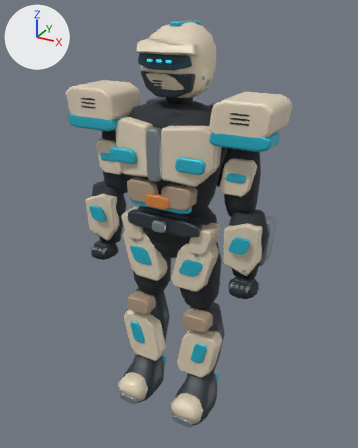
Two versions of the Blender file unity-vfx-preview/Art/Basta.blend, one commit apart.
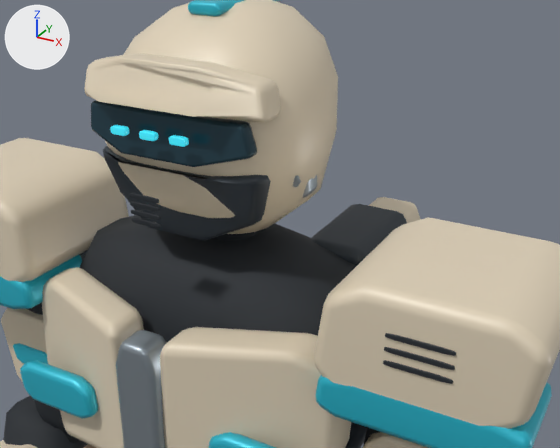
Each version appears first whole from a 50 mm camera at (0.967, -1.721, 1.773) aimed at (-0.011, 0.056, 0.884), and next in a close-up from a 50 mm camera at (0.518, -0.758, 1.844) aimed at (0.136, -0.063, 1.496). The axes (+X, +Y, +Z) are drawn at upper left. The lights are the same throughout. The last two pictures show the newer version.

Objects in the first close-up: 'Breacher dome', 'Faceted chin guard', 'Heavy stacked ceramic baffles', 'Heavy stacked ceramic baffles.001', 'Lower armor seam.001', 'Pressure coupler', 'Pressure garment', 'Raked ceramic brow', 'Rigid dorsal cell.001', 'Three rangefinders', 'Three rangefinders.001', 'Three rangefinders.002', 'Wide pauldron shell', 'Wide pauldron shell.001', 'Wide recessed visor' and 22 more.
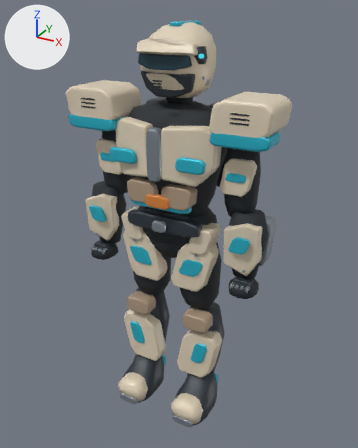
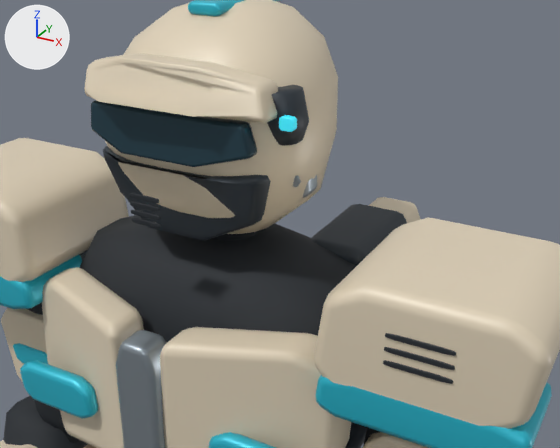
The change, as a diff of the scene's bpy script:
```diff
--- a/unity-vfx-preview/Art/Basta.blend.py
+++ b/unity-vfx-preview/Art/Basta.blend.py
@@ me_rangefinder_lens @@
+me_rangefinder_lens.from_pydata(...)  # 112 vertices, 106 faces; spans x 0.131..0.149, y -0.078..-0.068, z 0.022..0.038
+me_rangefinder_lens.materials.append(mat_signal)  # cyan #3fddf2, glowing cyan #3fddf2
@@ me_rangefinder_pod @@
+me_rangefinder_pod.from_pydata(...)  # 42 vertices, 30 faces; spans x 0.0925..0.1435, y -0.078..-0.012, z 0.0..0.06
+me_rangefinder_pod.polygons.foreach_set('use_smooth', [True] * 30)
+me_rangefinder_pod.materials.append(mat_graphite)  # greyish blue #303840
@@ ob_three_rangefinders @@
-ob_three_rangefinders = bpy.data.objects.new('Three rangefinders', me_three_rangefinders)
-ob_three_rangefinders.parent = ob_helmet
-ob_three_rangefinders.location = (0.0, 0.0, 0.0)
@@ ob_three_rangefinders_001 @@
-ob_three_rangefinders_001 = bpy.data.objects.new('Three rangefinders.001', me_three_rangefinders_001)
-ob_three_rangefinders_001.parent = ob_helmet
-ob_three_rangefinders_001.location = (0.0, 0.0, 0.0)
@@ ob_three_rangefinders_002 @@
-ob_three_rangefinders_002 = bpy.data.objects.new('Three rangefinders.002', me_three_rangefinders_002)
-ob_three_rangefinders_002.parent = ob_helmet
-ob_three_rangefinders_002.location = (0.0, 0.0, 0.0)
@@ ob_rangefinder_lens @@
+ob_rangefinder_lens = bpy.data.objects.new('Rangefinder lens', me_rangefinder_lens)
+ob_rangefinder_lens.parent = ob_helmet
+ob_rangefinder_lens.location = (0.0, 0.0, 0.0)
@@ ob_rangefinder_pod @@
+ob_rangefinder_pod = bpy.data.objects.new('Rangefinder pod', me_rangefinder_pod)
+ob_rangefinder_pod.parent = ob_helmet
+ob_rangefinder_pod.location = (0.0, 0.0, 0.0)
```

Where the change shows, as pixel boxes (x1, y1, x2, y2) in the close-ups (560 x 448 px):
'Rangefinder pod', added
    after: (267, 85, 309, 146)
'Rangefinder lens', added
    after: (279, 115, 297, 132)
'Three rangefinders.002', deleted
    before: (169, 135, 189, 147)
'Three rangefinders.001', deleted
    before: (139, 130, 159, 141)
'Three rangefinders', deleted
    before: (110, 125, 129, 136)
